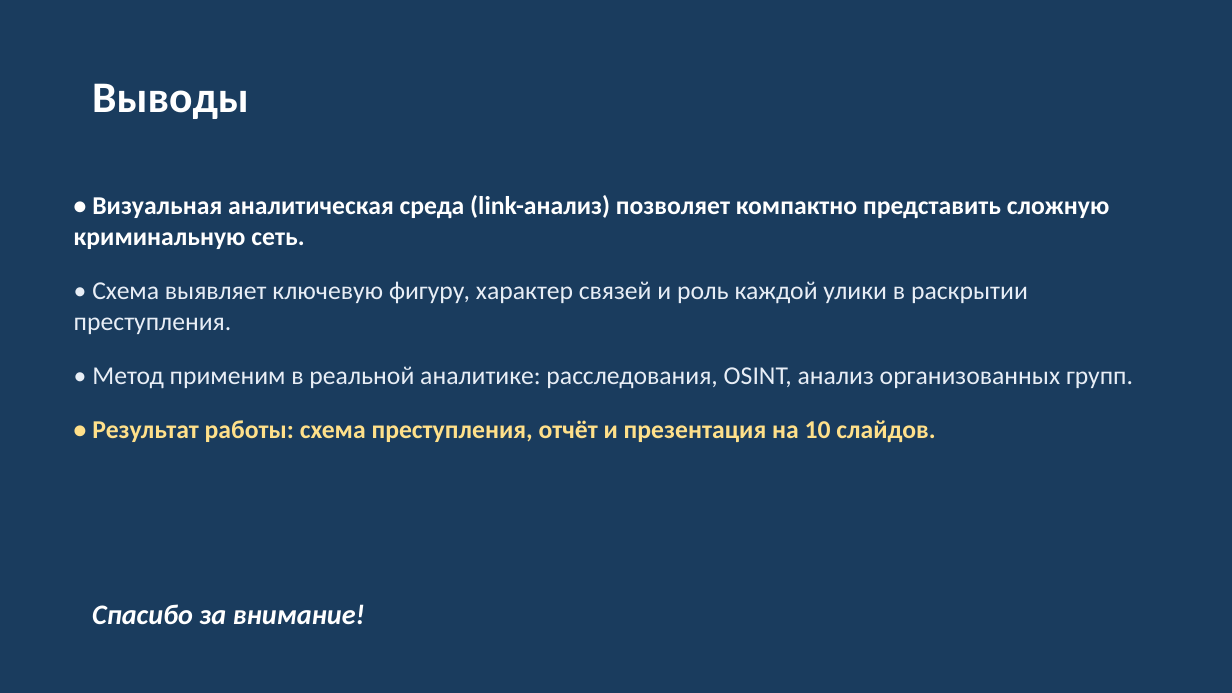
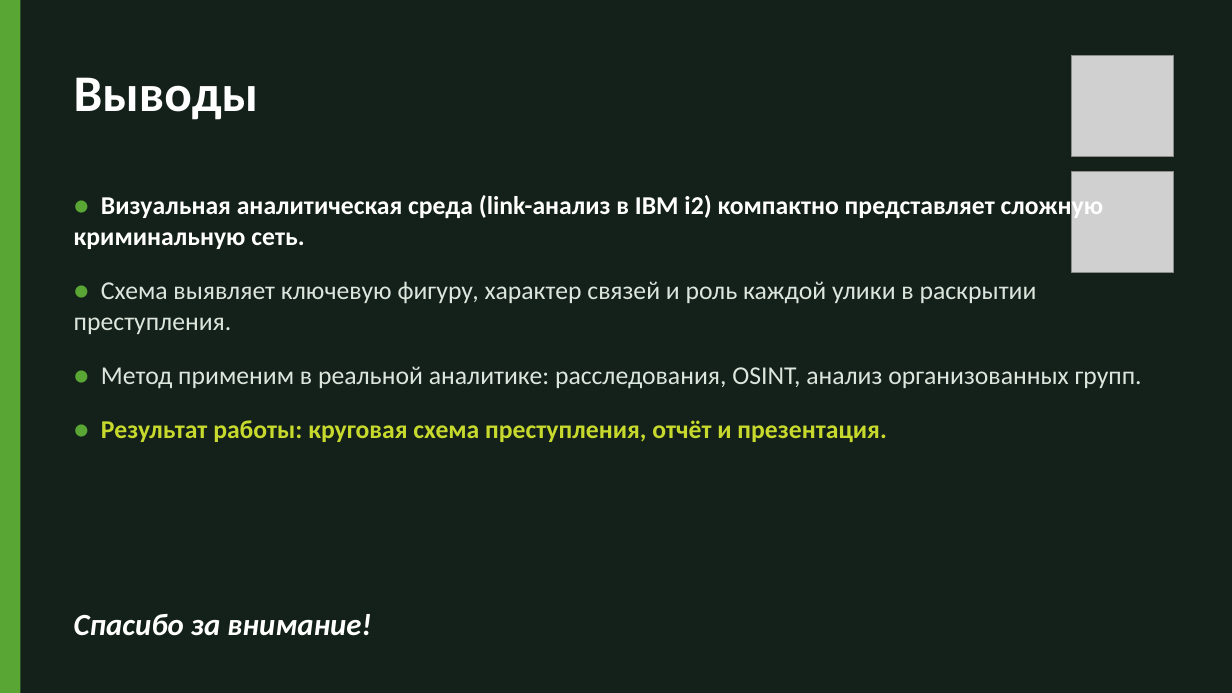
Before and after one commit to amogilev1993/anastasia_mogileva_project, a slide deck: slide 10 of docs/lab9/Лабораторная_9_Во_все_тяжкие.pptx. Drawn at 1232x693 pixels with LibreOffice and Linux fonts; fonts in the diff are those of the drawing; grey boxes stand for pictures. Boxes give left, top, right and bottom in pixels: in the first picture for what was removed or moved away, otherwise in the second. Text is boxed around its words. In the diff, an @@ line names an element or a change of style, - is before the commit and + after.

```diff
--- a/docs/lab9/Лабораторная_9_Во_все_тяжкие.pptx
+++ b/docs/lab9/Лабораторная_9_Во_все_тяжкие.pptx
@@ background #1A3C5E to #14211A @@
@@ rectangle added at (0, 0, 20, 693), fill #5AA634 @@
@@ text "Выводы": place and size @@
-text "Выводы" at (92, 83, 249, 119)
+text "Выводы" at (74, 77, 258, 120)
@@ text "Выводы" at (74, 77, 258, 120): size 34 to 40 pt @@
@@ picture added at (1072, 55, 1174, 156) @@
@@ picture added at (1072, 171, 1174, 272) @@
@@ text at (74, 194, 1142, 442): text changed; text colour #E8EEF6 to #DCE6DD @@
-• Визуальная аналитическая среда (link-анализ) позволяет компактно представить сложную криминальную сеть.
-• Схема выявляет ключевую фигуру, характер связей и роль каждой улики в раскрытии преступления.
-• Метод применим в реальной аналитике: расследования, OSINT, анализ организованных групп.
-• Результат работы: схема преступления, отчёт и презентация на 10 слайдов.
+● Визуальная аналитическая среда (link-анализ в IBM i2) компактно представляет сложную криминальную сеть.
+● Схема выявляет ключевую фигуру, характер связей и роль каждой улики в раскрытии преступления.
+● Метод применим в реальной аналитике: расследования, OSINT, анализ организованных групп.
+● Результат работы: круговая схема преступления, отчёт и презентация.
@@ text "Спасибо за внимание!": place and size @@
-text "Спасибо за внимание!" at (92, 604, 365, 625)
+text "Спасибо за внимание!" at (74, 614, 371, 636)
@@ text "Спасибо за внимание!" at (74, 614, 371, 636): size 22 to 24 pt @@
```
Also in this commit, not shown: 7 other slides changed, 2 slides added, 2 slides removed, 14 other files.
